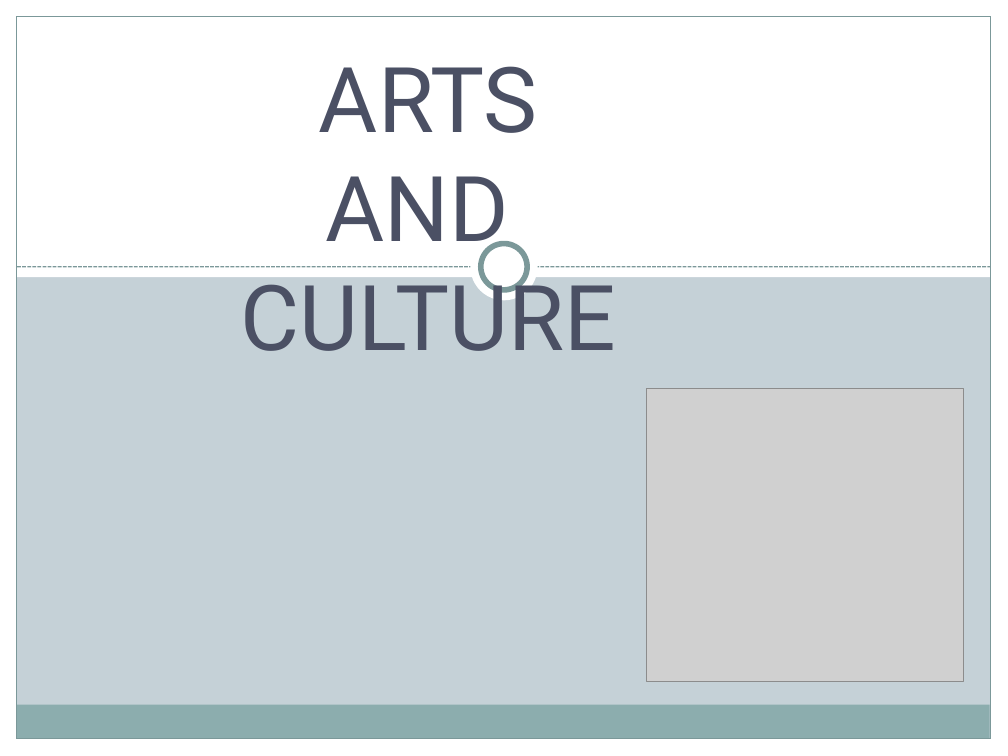
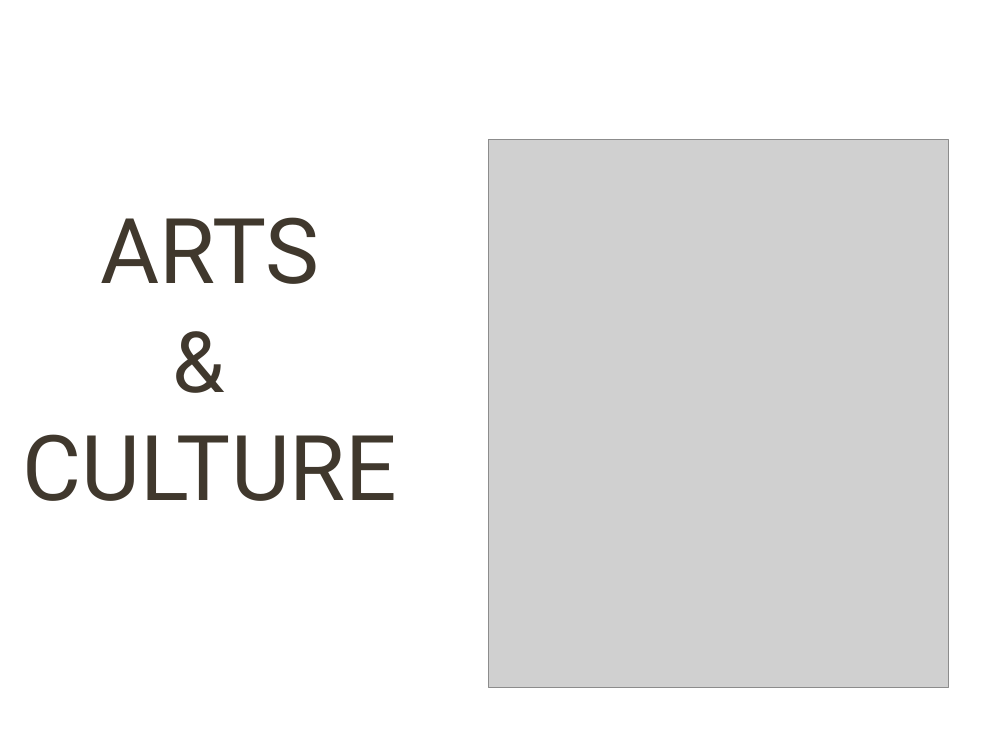
Before and after one commit to varshu519/varsha, a slide deck: slide 1 of Arts and culture.pptx. Drawn at 1008x756 pixels with LibreOffice and Linux fonts; fonts in the diff are those of the drawing; grey boxes stand for pictures; background and template pictures are left out. Boxes give left, top, right and bottom in pixels: in the first picture for what was removed or moved away, otherwise in the second. Text is boxed around its words. In the diff, an @@ line names an element or a change of style, - is before the commit and + after.

```diff
--- a/Arts and culture.pptx
+++ b/Arts and culture.pptx
@@ background #C5D1D7 to picture (left out) @@
@@ rectangle removed at box(0, 0, 17, 756) @@
@@ rectangle removed at box(0, 0, 1008, 277) @@
@@ rounded rectangle added at box(10, 11, 998, 746), fill #FFFFFF @@
@@ rectangle removed at box(17, 17, 991, 739) @@
@@ rectangle removed at box(991, 0, 1008, 756) @@
@@ picture: place and size @@
-picture at box(647, 389, 964, 681)
+picture at box(489, 140, 949, 687)
@@ title "ARTS & CULTURE" at box(23, 217, 398, 501): vertical alignment bottom to middle @@
@@ title at box(23, 217, 398, 501): text changed; text colour #4B5064 to #40382D @@
-ARTS
-AND
-CULTURE
+ARTS
+&
+CULTURE
@@ ellipse removed at box(471, 233, 538, 300) @@
@@ line removed from (17, 267) to (991, 267) @@
@@ ellipse removed at box(481, 244, 527, 290) @@
@@ rectangle removed at box(16, 705, 990, 739) @@
@@ rectangle removed at box(0, 739, 1008, 756) @@
```
Also in this commit, not shown: 7 other slides changed, 1 slide added, 1 slide removed.
